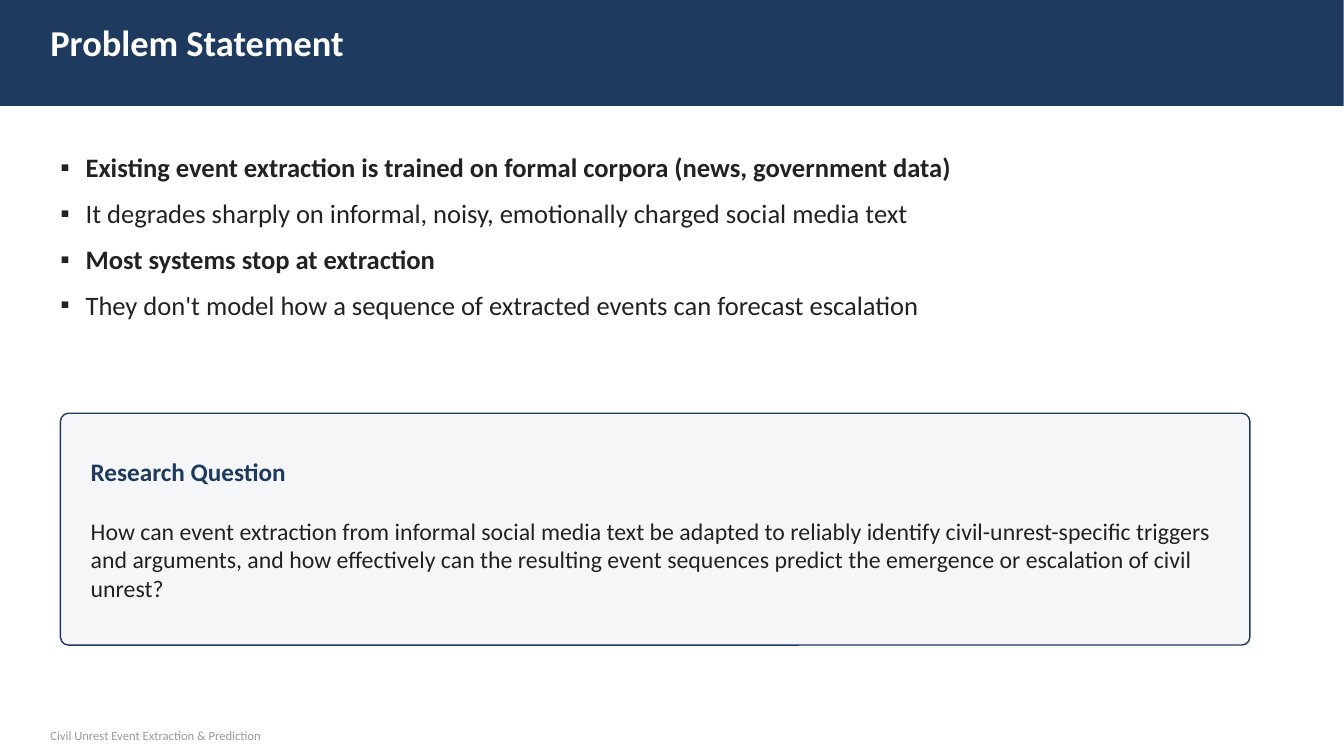
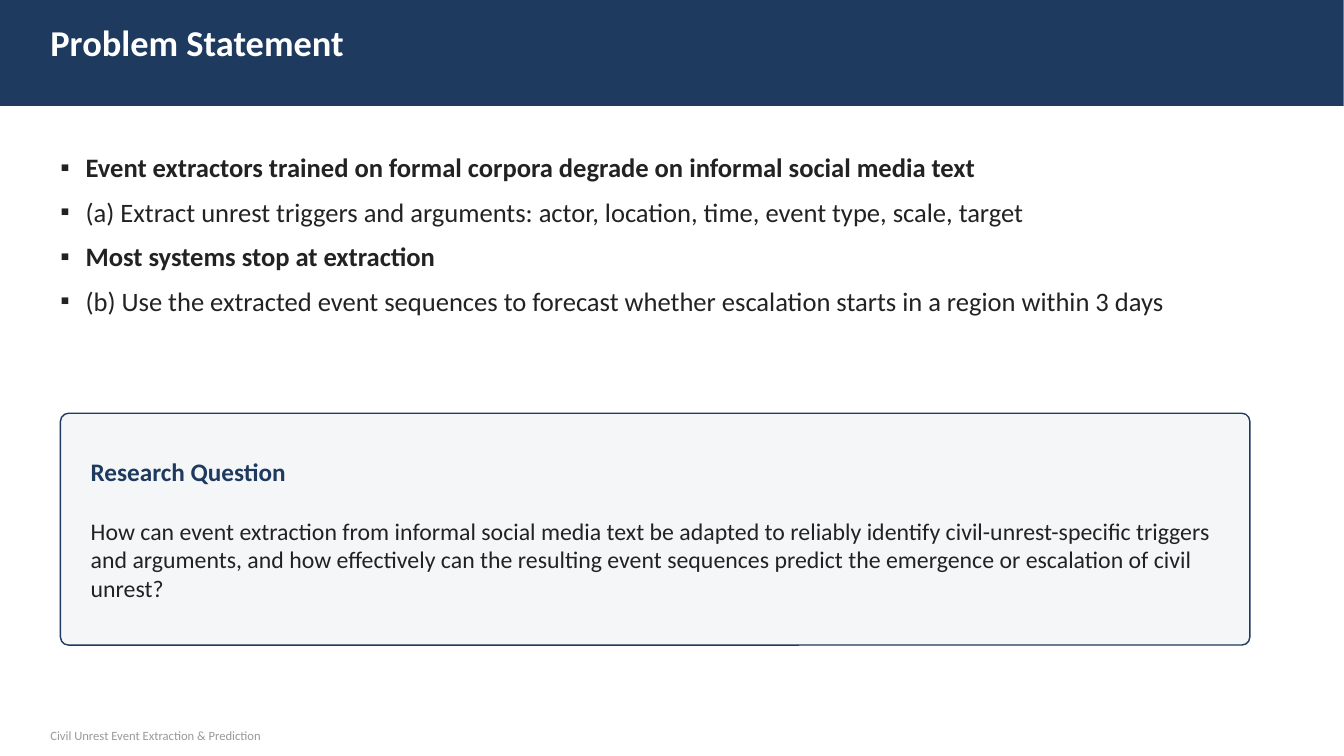
Before and after one commit to Ronit178693/civil-unrest-project, a slide deck: slide 3 of slides/civil_unrest_presentation.pptx. Drawn at 1344x756 pixels with LibreOffice and Linux fonts; fonts in the diff are those of the drawing. Boxes give left, top, right and bottom in pixels: in the first picture for what was removed or moved away, otherwise in the second. Text is boxed around its words. In the diff, an @@ line names an element or a change of style, - is before the commit and + after.

```diff
--- a/slides/civil_unrest_presentation.pptx
+++ b/slides/civil_unrest_presentation.pptx
@@ text at (86, 158, 1023, 227): text changed; bold off @@
-▪ Existing event extraction is trained on formal corpora (news, government data)
-▪ It degrades sharply on informal, noisy, emotionally charged social media text
+▪ Event extractors trained on formal corpora degrade on informal social media text
+▪ (a) Extract unrest triggers and arguments: actor, location, time, event type, scale, target
@@ text at (86, 247, 435, 271): less space between paragraphs @@
@@ text at (86, 292, 1163, 316): text changed @@
-▪ They don't model how a sequence of extracted events can forecast escalation
+▪ (b) Use the extracted event sequences to forecast whether escalation starts in a region within 3 days
```
Also in this commit, not shown: 6 other slides changed, 7 slides added, 6 slides removed, 9 other files.
